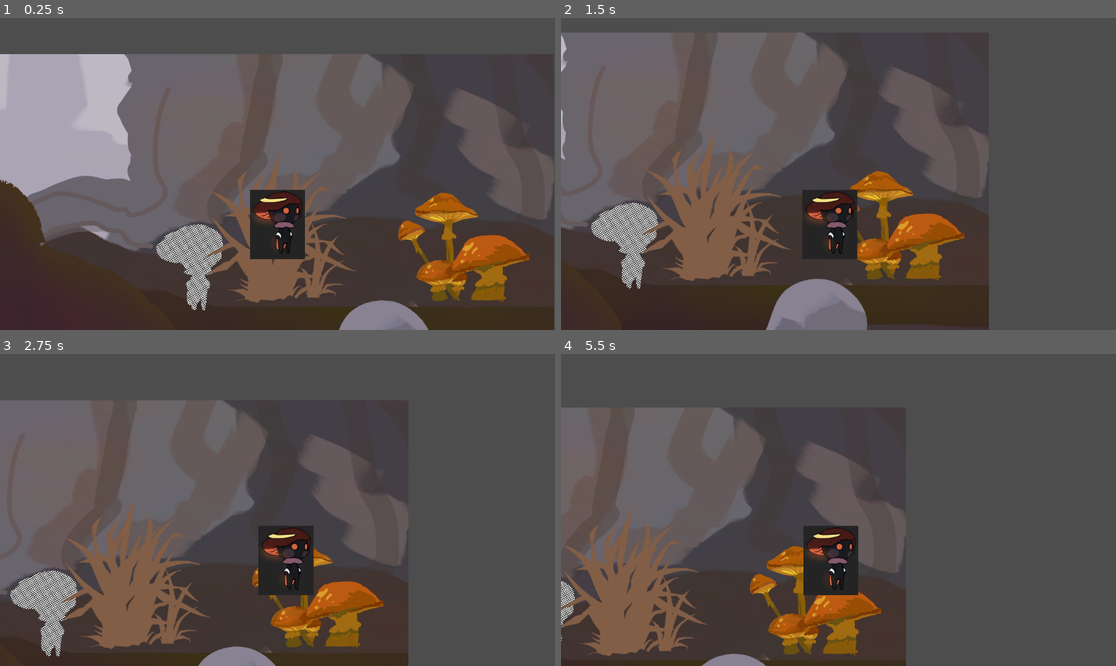
Above: before the commit, frames 1-4 (two rows, left to right).
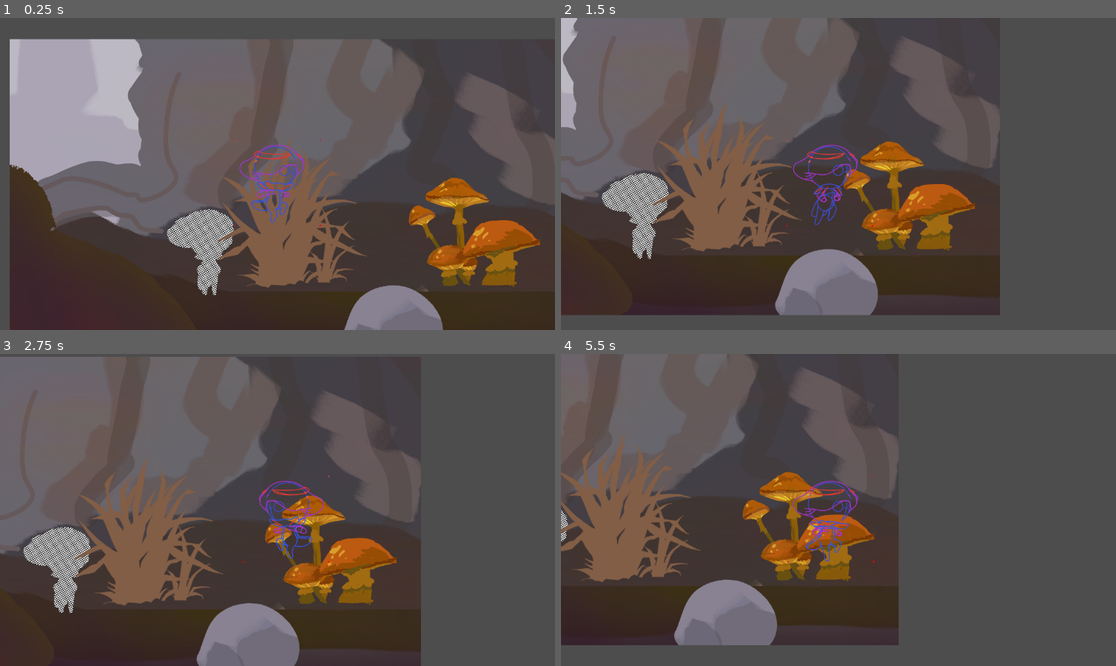
Above: after the commit, the same moments.

Repository: RodrigoCCG/Spore-Medley
Game: Godot game, scene res://Environments/MainScene.tscn
The game is run twice, just before and just after one commit, with the same random seed, the same clock (stepped at 60 frames per second) and the same inputs.
Inputs:
- Up to frame 1 (0.25 s): no input
- Up to frame 2 (1.5 s): tap Enter (ui_accept) at 0.5, 0.6, 0.77, 1.07 s; hold Right (ui_right) from 0.53 s (still down); tap Space at 1.35 s
- Up to frame 3 (2.75 s): tap Enter (ui_accept) at 1.52, 1.55, 1.82, 2.1 s; release Right (ui_right) at 2.03 s; hold Left (ui_left) from 2.03 s (still down)
- Up to frame 4 (5.5 s): release Left (ui_left) at 2.78 s; hold Right (ui_right) 2.78-4.28 s; tap Space at 2.85, 4.35 s; tap Enter (ui_accept) at 3.02, 3.05, 3.32, 3.6, 3.77, 4.07, 4.52, 4.55, 4.82, 5.1 s; hold Left (ui_left) 4.28-5.03 s; hold Right (ui_right) from 5.03 s (still down)

The runs differ from the first frame. In frame 1, 25% of the frame differs, in the area x 0-100%, y 6-100%; in frame 2, 30%; in frame 3, 31%; in frame 4, 35%, in the area x 0-63%, y 0-100%.

Commit message:
Animation Beta is there!!

Diff:
--- a/Assets/Baby/Baby.tscn
+++ b/Assets/Baby/Baby.tscn
@@ -1,19 +1,146 @@
-[gd_scene load_steps=5 format=3 uid="uid://ic47q518di3d"]
+[gd_scene load_steps=19 format=3 uid="uid://ic47q518di3d"]
 
 [ext_resource type="Script" path="res://Assets/Baby/Scripts/BabyControl.gd" id="1_boxct"]
-[ext_resource type="Texture2D" uid="uid://e265vjworrtm" path="res://Placeholders/Placeholder_Baby.jpg" id="1_fhlew"]
+[ext_resource type="Texture2D" uid="uid://qg37edwkkd77" path="res://Assets/Baby/Sprite_sheet_baby_sketches_1_standing_walking_jumping_falling_fixed.png" id="2_3jmi5"]
 [ext_resource type="Script" path="res://Assets/Camera/CameraScript.gd" id="3_04pkc"]
 
+[sub_resource type="AtlasTexture" id="AtlasTexture_1wlxl"]
+atlas = ExtResource("2_3jmi5")
+region = Rect2(2400, 0, 300, 300)
+
+[sub_resource type="AtlasTexture" id="AtlasTexture_302cj"]
+atlas = ExtResource("2_3jmi5")
+region = Rect2(2100, 0, 300, 300)
+
+[sub_resource type="AtlasTexture" id="AtlasTexture_flnma"]
+atlas = ExtResource("2_3jmi5")
+region = Rect2(0, 0, 300, 300)
+
+[sub_resource type="AtlasTexture" id="AtlasTexture_0n6fg"]
+atlas = ExtResource("2_3jmi5")
+region = Rect2(2700, 0, 300, 300)
+
+[sub_resource type="AtlasTexture" id="AtlasTexture_rrd51"]
+atlas = ExtResource("2_3jmi5")
+region = Rect2(3000, 0, 300, 300)
+
+[sub_resource type="AtlasTexture" id="AtlasTexture_jwmdf"]
+atlas = ExtResource("2_3jmi5")
+region = Rect2(2700, 0, 300, 300)
+
+[sub_resource type="AtlasTexture" id="AtlasTexture_4iadu"]
+atlas = ExtResource("2_3jmi5")
+region = Rect2(1500, 0, 300, 300)
+
+[sub_resource type="AtlasTexture" id="AtlasTexture_e3i2f"]
+atlas = ExtResource("2_3jmi5")
+region = Rect2(1800, 0, 300, 300)
+
+[sub_resource type="AtlasTexture" id="AtlasTexture_al17s"]
+atlas = ExtResource("2_3jmi5")
+region = Rect2(1500, 0, 300, 300)
+
+[sub_resource type="AtlasTexture" id="AtlasTexture_y5vc6"]
+atlas = ExtResource("2_3jmi5")
+region = Rect2(300, 0, 300, 300)
+
+[sub_resource type="AtlasTexture" id="AtlasTexture_0adpk"]
+atlas = ExtResource("2_3jmi5")
+region = Rect2(600, 0, 300, 300)
+
+[sub_resource type="AtlasTexture" id="AtlasTexture_nss5s"]
+atlas = ExtResource("2_3jmi5")
+region = Rect2(900, 0, 300, 300)
+
+[sub_resource type="AtlasTexture" id="AtlasTexture_8tjay"]
+atlas = ExtResource("2_3jmi5")
+region = Rect2(1200, 0, 300, 300)
+
+[sub_resource type="SpriteFrames" id="SpriteFrames_jw5jf"]
+animations = [{
+"frames": [{
+"duration": 1.0,
+"texture": SubResource("AtlasTexture_1wlxl")
+}, {
+"duration": 1.0,
+"texture": SubResource("AtlasTexture_302cj")
+}],
+"loop": true,
+"name": &"Fall",
+"speed": 10.0
+}, {
+"frames": [{
+"duration": 1.0,
+"texture": SubResource("AtlasTexture_flnma")
+}],
+"loop": true,
+"name": &"Idle",
+"speed": 10.0
+}, {
+"frames": [{
+"duration": 1.0,
+"texture": SubResource("AtlasTexture_0n6fg")
+}, {
+"duration": 1.0,
+"texture": SubResource("AtlasTexture_rrd51")
+}, {
+"duration": 1.0,
+"texture": SubResource("AtlasTexture_jwmdf")
+}],
+"loop": false,
+"name": &"Impact",
+"speed": 2.0
+}, {
+"frames": [{
+"duration": 1.0,
+"texture": SubResource("AtlasTexture_4iadu")
+}, {
+"duration": 1.0,
+"texture": SubResource("AtlasTexture_e3i2f")
+}],
+"loop": false,
+"name": &"Jump",
+"speed": 10.0
+}, {
+"frames": [{
+"duration": 1.0,
+"texture": SubResource("AtlasTexture_al17s")
+}],
+"loop": true,
+"name": &"Rise",
+"speed": 10.0
+}, {
+"frames": [{
+"duration": 1.0,
+"texture": SubResource("AtlasTexture_y5vc6")
+}, {
+"duration": 1.0,
+"texture": SubResource("AtlasTexture_0adpk")
+}, {
+"duration": 1.0,
+"texture": SubResource("AtlasTexture_nss5s")
+}, {
+"duration": 1.0,
+"texture": SubResource("AtlasTexture_8tjay")
+}],
+"loop": true,
+"name": &"Walk",
+"speed": 10.0
+}]
+
 [sub_resource type="CapsuleShape2D" id="CapsuleShape2D_3vuaj"]
+height = 31.1761
 
 [node name="CharacterBody2D" type="CharacterBody2D"]
 script = ExtResource("1_boxct")
 
-[node name="Sprite2D" type="Sprite2D" parent="."]
-texture = ExtResource("1_fhlew")
+[node name="AnimatedSprite2D" type="AnimatedSprite2D" parent="."]
+position = Vector2(0, -144)
+sprite_frames = SubResource("SpriteFrames_jw5jf")
+animation = &"Impact"
 
 [node name="CollisionShape2D" type="CollisionShape2D" parent="."]
-position = Vector2(23, -5)
+position = Vector2(0, -112)
 scale = Vector2(5.865, 7.185)
 shape = SubResource("CapsuleShape2D_3vuaj")
 
--- a/Assets/Baby/Scripts/BabyControl.gd
+++ b/Assets/Baby/Scripts/BabyControl.gd
@@ -1,4 +1,5 @@
 extends CharacterBody2D
+@onready var animationbeta = $AnimatedSprite2D
 
 var HORIZONTAL_SPEED = 0.0
 var HORIZONTAL_SPEED_CAP = 650.0
@@ -13,7 +14,7 @@
 
 
 # Called every frame. 'delta' is the elapsed time since the previous frame.
-func _process(delta):
+func _process(_delta):
 	pass
 
 func _physics_process(delta):
@@ -33,3 +34,21 @@
 		else: HORIZONTAL_SPEED *= DECCELETATION * delta
 		velocity.x =  HORIZONTAL_SPEED
 	move_and_slide()
+	handle_animation()
+
+func handle_animation():
+	if velocity.x < 0:
+		animationbeta.flip_h = true
+	elif HORIZONTAL_SPEED > 0:
+		animationbeta.flip_h = false
+
+	if HORIZONTAL_SPEED != 0 and is_on_floor():
+		animationbeta.play("Walk")
+	elif Input.is_action_just_pressed("ui_accept"):
+		animationbeta.play("Jump")
+	elif velocity.y > 0:
+		animationbeta.play("Fall")
+	elif velocity.y < 0:
+		animationbeta.play("Rise")
+	elif velocity.x == 0 and velocity.y == 0:
+		animationbeta.play("Idle")
--- a/Environments/MainScene.tscn
+++ b/Environments/MainScene.tscn
@@ -37,6 +37,8 @@
 shape = SubResource("RectangleShape2D_81607")
 
 [node name="CharacterBody2D" parent="." instance=ExtResource("2_verq7")]
+self_modulate = Color(1, 0.231373, 1, 1)
+position = Vector2(-37, 52)
 
 [node name="StaticBody2D2" type="StaticBody2D" parent="."]
 
--- a/Leveldesign/Tiles/tiles.tres
+++ b/Leveldesign/Tiles/tiles.tres
@@ -1,6 +1,8 @@
-[gd_resource type="TileSet" load_steps=3 format=3 uid="uid://cr51i7n0f84j5"]
+[gd_resource type="TileSet" load_steps=4 format=3 uid="uid://cr51i7n0f84j5"]
 
 [ext_resource type="Texture2D" uid="uid://bbt6187kyfjxk" path="res://Leveldesign/Tiles/Unbenannt.png" id="1_7mhg1"]
+
+[sub_resource type="GDScript" id="GDScript_jtu0r"]
 
 [sub_resource type="TileSetAtlasSource" id="TileSetAtlasSource_3kf6a"]
 texture = ExtResource("1_7mhg1")
@@ -675,3 +677,4 @@
 [resource]
 tile_size = Vector2i(150, 150)
 sources/0 = SubResource("TileSetAtlasSource_3kf6a")
+script = SubResource("GDScript_jtu0r")
Binary file added: Assets/Baby/Sprite_sheet_baby_sketches_1_standing_walking_jumping_falling.png
Not shown, added: Assets/Baby/Sprite_sheet_baby_sketches_1_standing_walking_jumping_falling.png.import
Binary file added: Assets/Baby/Sprite_sheet_baby_sketches_1_standing_walking_jumping_falling_fixed.png
Not shown, added: Assets/Baby/Sprite_sheet_baby_sketches_1_standing_walking_jumping_falling_fixed.png.import
